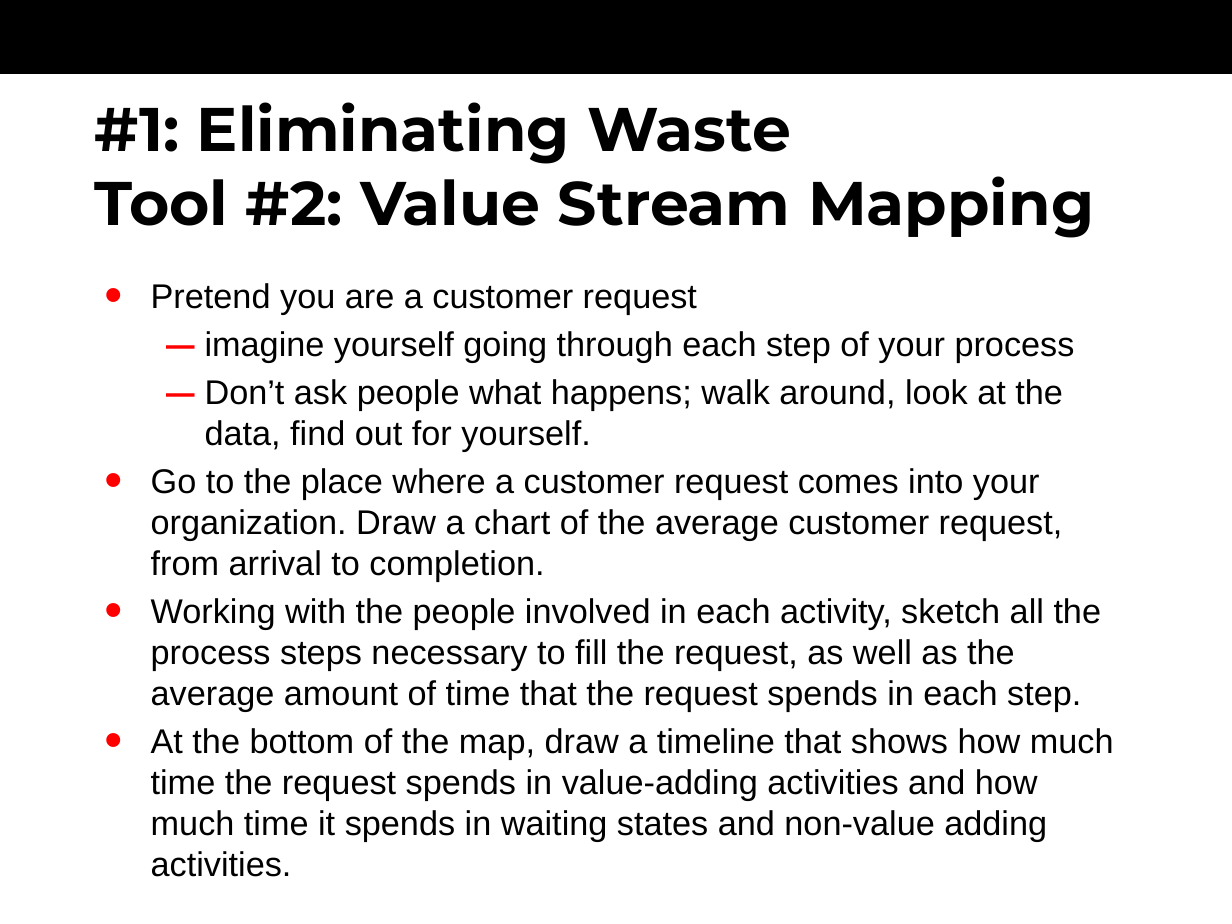
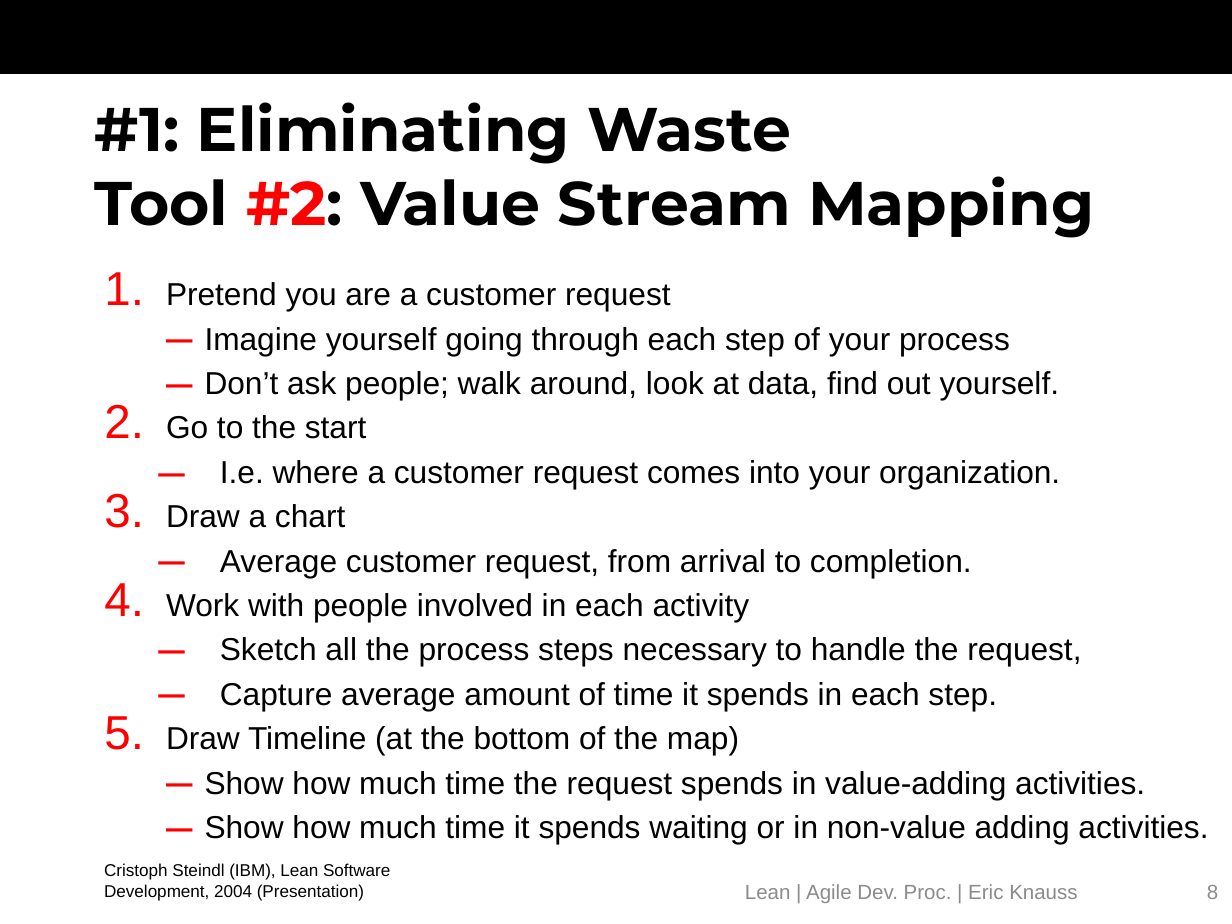
Before and after one commit to oerich/EDA397, a slide deck: slide 8 of Slides/src/agile-dev-processes-7-lean.pptx. Drawn at 1232x924 pixels with LibreOffice and Linux fonts; fonts in the diff are those of the drawing; background and template pictures are left out. Boxes give left, top, right and bottom in pixels: in the first picture for what was removed or moved away, otherwise in the second. Text is boxed around its words. In the diff, an @@ line names an element or a change of style, - is before the commit and + after.

Commit message:
Working on Lean slides

```diff
--- a/Slides/src/agile-dev-processes-7-lean.pptx
+++ b/Slides/src/agile-dev-processes-7-lean.pptx
@@ title "#1: Eliminating Waste Tool #2: ..." at [95, 102, 1094, 238]: text colour #000000 to #FF0000 in "#2:" @@
@@ text at [166, 282, 671, 311]: size 20 to 18.5 pt in "Pretend you are a customer request"; bullet • to 1. @@
@@ text at [166, 327, 1208, 844]: text changed; size 20 to 18.5 pt @@
-  – imagine yourself going through each step of your process
-  – Don’t ask people what happens; walk around, look at the data, find out for yourself.
-• Go to the place where a customer request comes into your organization. Draw a chart of the average customer request, from arrival to completion.
-• Working with the people involved in each activity, sketch all the process steps necessary to fill the request, as well as the average amount of time that the request spends in each step.
-• At the bottom of the map, draw a timeline that shows how much time the request spends in value-adding activities and how much time it spends in waiting states and non-value adding activities.
+  – Imagine yourself going through each step of your process
+  – Don’t ask people; walk around, look at data, find out yourself.
+2. Go to the start
+  – I.e. where a customer request comes into your organization.
+3. Draw a chart
+  – Average customer request, from arrival to completion.
+4. Work with people involved in each activity
+  – Sketch all the process steps necessary to handle the request,
+  – Capture average amount of time it spends in each step.
+5. Draw Timeline (at the bottom of the map)
+  – Show how much time the request spends in value-adding activities.
+  – Show how much time it spends waiting or in non-value adding activities.
@@ text added at [104, 863, 390, 901], 10 pt, text #000000 @@
+Cristoph Steindl (IBM), Lean Software Development, 2004 (Presentation)
@@ text added at [745, 884, 1077, 903], 12 pt, text #8C8C8C @@
+Lean | Agile Dev. Proc. | Eric Knauss
@@ page number added at [1207, 885, 1218, 899], 12 pt, text #8C8C8C @@
+8
```
Also in this commit, not shown: 12 other slides changed, 1 slide added, 1 slide removed.
